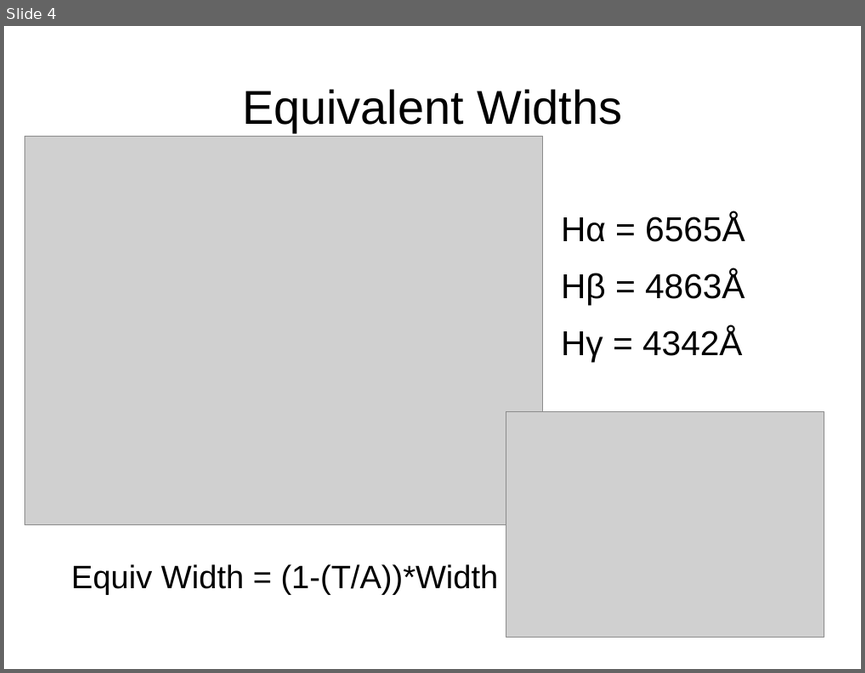
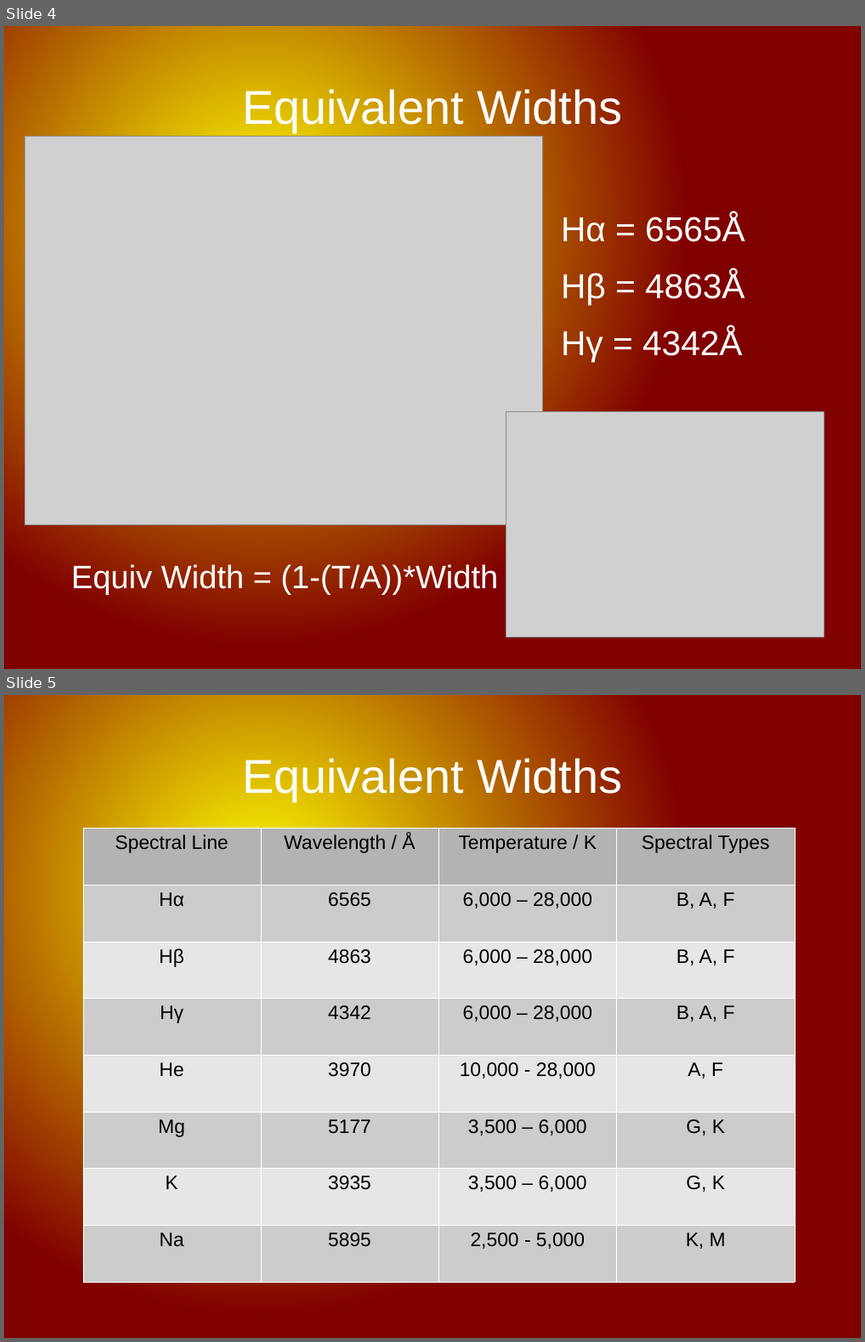
Before and after one commit to grd349/LearningLAMOST, a slide deck: Plots/TempModPresent.odp. Shown one above the other, each under a label of ours: slide 4 before the commit, slides 4 and 5 after it. The pictures are 865x673 and 865x1342 pixels, drawn with LibreOffice and Linux fonts; fonts in the diff are those of the drawing; grey boxes stand for pictures. Boxes give left, top, right and bottom in pixels: in the first picture for what was removed or moved away, otherwise in the second. Text is boxed around its words. In the diff, an @@ line names an element or a change of style, - is before the commit and + after.

```diff
--- a/Plots/TempModPresent.odp
+++ b/Plots/TempModPresent.odp
@@ slide 5 added at (x1=4, y1=695, x2=861, y2=1338), background gradient #FFFF00 to #800000 @@
@@ title added at (x1=242, y1=755, x2=622, y2=801), 44 pt, text #FFFFFF @@
+Equivalent Widths
@@ table added at (x1=82, y1=828, x2=794, y2=1281), 8 rows, 4 columns @@
+Spectral Line | Wavelength / Å | Temperature / K | Spectral Types
+Hα | 6565 | 6,000 – 28,000 | B, A, F
+Hβ | 4863 | 6,000 – 28,000 | B, A, F
+Hγ | 4342 | 6,000 – 28,000 | B, A, F
+He | 3970 | 10,000 - 28,000 | A, F
+Mg | 5177 | 3,500 – 6,000 | G, K
+K | 3935 | 3,500 – 6,000 | G, K
+Na | 5895 | 2,500 - 5,000 | K, M
@@ slide 4 changed as well @@
@@ background #FFFFFF to gradient #FFFF00 to #800000 @@
@@ text colour #000000 to #FFFFFF in 3 elements at (x1=71, y1=564, x2=499, y2=595), (x1=242, y1=86, x2=622, y2=132), (x1=561, y1=214, x2=744, y2=361) @@
```
Also in this commit, not shown: 6 other slides changed, 2 other slides added.
